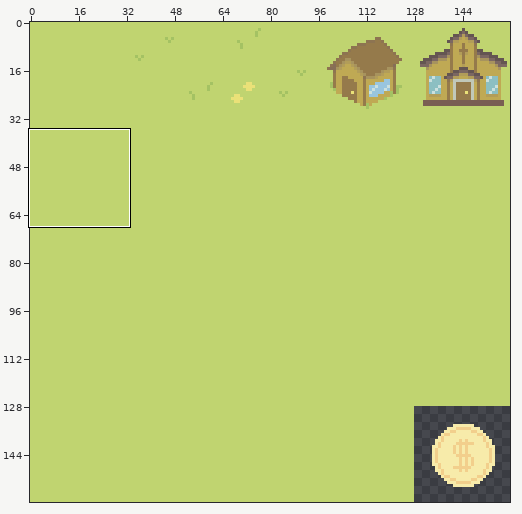
A pixel-art file gets an edit: Assets/Sprites/Sprite-0001.aseprite. Above, an overview of the earlier version with the close-up marked.
Close-up. As it was:
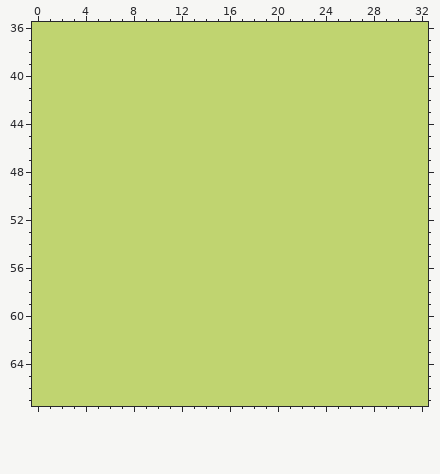
160x160 pixels, 1 frame. Colours within 5 levels of each other are drawn and written as one. Shown: x 0..32, y 36..67. The commit also changed other parts of the picture, which this record leaves out.
And afterwards:
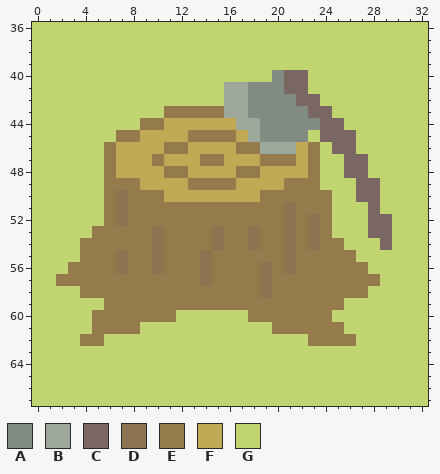
Palette (. is transparent): A #818b83  B #9da89a  C #7b6762  D #8d7451  E #957a4b  F #bfa954  G #c0d470
Changes in this commit:
layer "Layer 1" added
Layer "Layer 1":
y 40: x 20..22 GGG -> ACC
y 41: x 16..22 GGGGGGG -> BBAAACC
y 42: x 16..23 GGGGGGGG -> BBAAAACC
y 43: x 11..24 GGGGGGGGGGGGGG -> EEEEEBBAAAAACC
y 44: x 9..25 GGGGGGGGGGGGGGGGG -> EEFFFFFFBBAAAAACC
y 45: x 7..22 GGGGGGGGGGGGGGGG -> EEFFFFEEEEFBAAAA; x 24..26 GGG -> CCC
y 46: x 6..23 GGGGGGGGGGGGGGGGGG -> EFFFFEEFFFFEEBBBFE; x 25..26 GG -> CC
y 47: x 6..23 GGGGGGGGGGGGGGGGGG -> EFFFEFFFEEFFFEEEFE; x 26..27 GG -> CC
y 48: x 6..23 GGGGGGGGGGGGGGGGGG -> EFFFFEEFFFFEEFFFFE; x 26..27 GG -> CC
y 49: x 6..23 GGGGGGGGGGGGGGGGGG -> EEEFFFFEEEEFFFFEEE; x 27..28 GG -> CC
y 50: x 6..24 GGGGGGGGGGGGGGGGGGG -> EDEEEFFFFFFFFEEEEEE; x 27..28 GG -> CC
y 51: x 6..24 GGGGGGGGGGGGGGGGGGG -> EDEEEEEEEEEEEEEDEEE; x 28 G -> C
y 52: x 6..24 GGGGGGGGGGGGGGGGGGG -> EDEEEEEEEEEEEEEDEDE; x 28..29 GG -> CC
y 53: x 5..24 GGGGGGGGGGGGGGGGGGGG -> EEEEEDEEEEDEEDEEDEDE; x 28..29 GG -> CC
y 54: x 4..25 GGGGGGGGGGGGGGGGGGGGGG -> EEEEEEDEEEEDEEDEEDEDEE; x 29 G -> C
y 55: x 4..26 GGGGGGGGGGGGGGGGGGGGGGG -> EEEDEEDEEEDEEEEEEDEEEEE
y 56: x 3..27 GGGGGGGGGGGGGGGGGGGGGGGGG -> EEEEDEEDEEEDEEEEDEDEEEEEE
y 57: x 2..28 GGGGGGGGGGGGGGGGGGGGGGGGGGG -> EEEEEEEEEEEEDEEEEDEEEEEEEEE
y 58: x 4..27 GGGGGGGGGGGGGGGGGGGGGGGG -> EEEEEEEEEEEEEEEDEEEEEEEE
y 59: x 6..25 GGGGGGGGGGGGGGGGGGGG -> EEEEEEEEEEEEEEEEEEEE
y 60: x 5..11 GGGGGGG -> EEEEEEE; x 18..24 GGGGGGG -> EEEEEEE
y 61: x 5..8 GGGG -> EEEE; x 20..25 GGGGGG -> EEEEEE
y 62: x 4..5 GG -> EE; x 23..26 GGGG -> EEEE
Boxes around the changes in both close-ups, in picture pixels (x1, y1, x2, y2):
changed: (56, 70, 392, 346)
